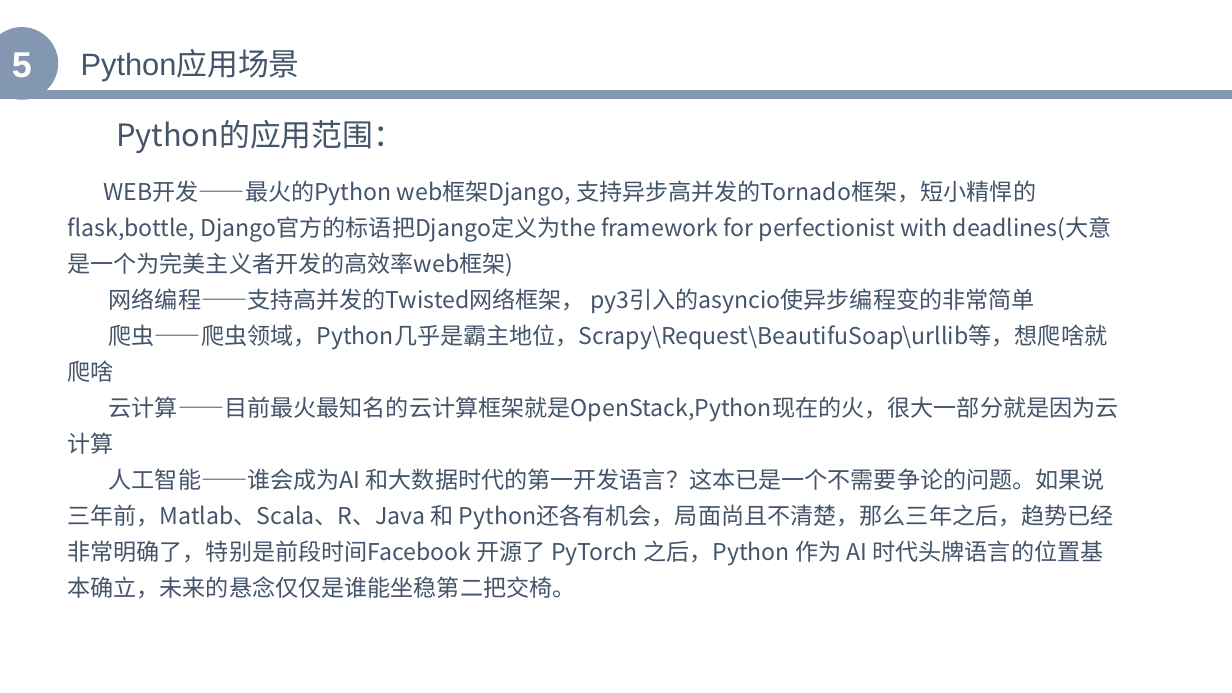
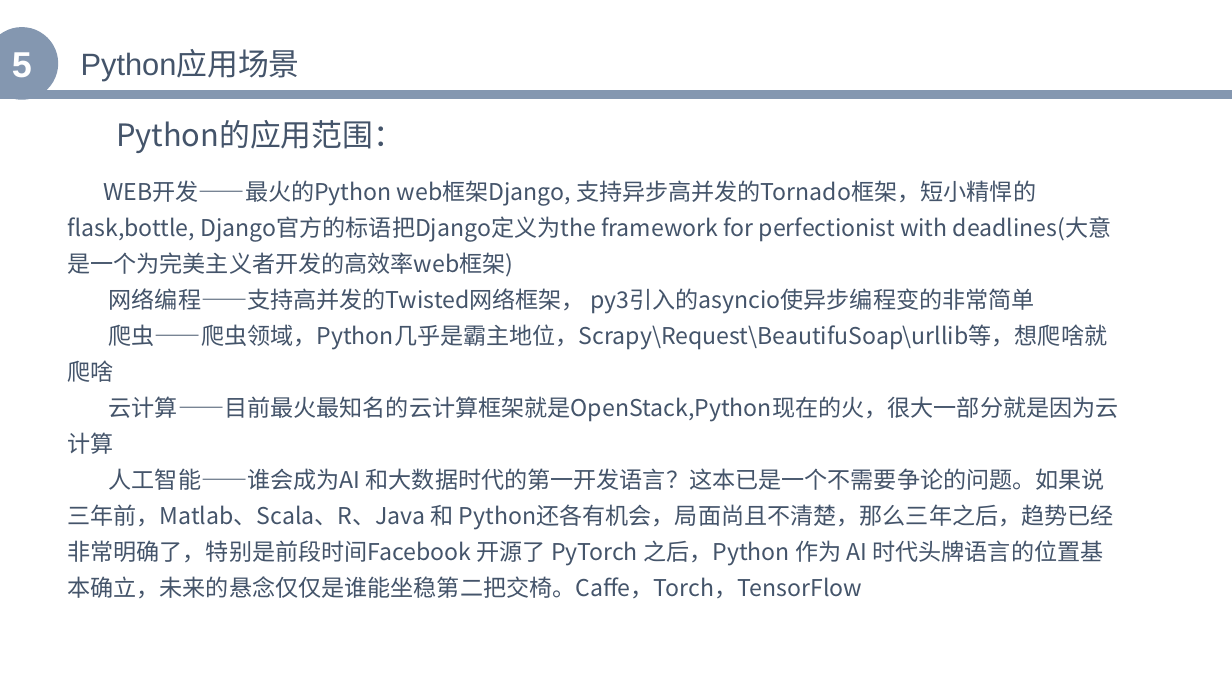
Before and after one commit to zhenglibins/python, a slide deck: slide 7 of python资料/Python与机器学习入门.pptx. Drawn at 1232x693 pixels with LibreOffice and Linux fonts; fonts in the diff are those of the drawing. Boxes give left, top, right and bottom in pixels: in the first picture for what was removed or moved away, otherwise in the second. Text is boxed around its words. In the diff, an @@ line names an element or a change of style, - is before the commit and + after.

Commit message:
update

```diff
--- a/python资料/Python与机器学习入门.pptx
+++ b/python资料/Python与机器学习入门.pptx
@@ text at box(67, 468, 1114, 598): text changed @@
-人工智能——谁会成为AI 和大数据时代的第一开发语言？这本已是一个不需要争论的问题。如果说三年前，Matlab、Scala、R、Java 和 Python还各有机会，局面尚且不清楚，那么三年之后，趋势已经非常明确了，特别是前段时间Facebook 开源了 PyTorch 之后，Python 作为 AI 时代头牌语言的位置基本确立，未来的悬念仅仅是谁能坐稳第二把交椅。
+人工智能——谁会成为AI 和大数据时代的第一开发语言？这本已是一个不需要争论的问题。如果说三年前，Matlab、Scala、R、Java 和 Python还各有机会，局面尚且不清楚，那么三年之后，趋势已经非常明确了，特别是前段时间Facebook 开源了 PyTorch 之后，Python 作为 AI 时代头牌语言的位置基本确立，未来的悬念仅仅是谁能坐稳第二把交椅。Caffe，Torch，TensorFlow
```
